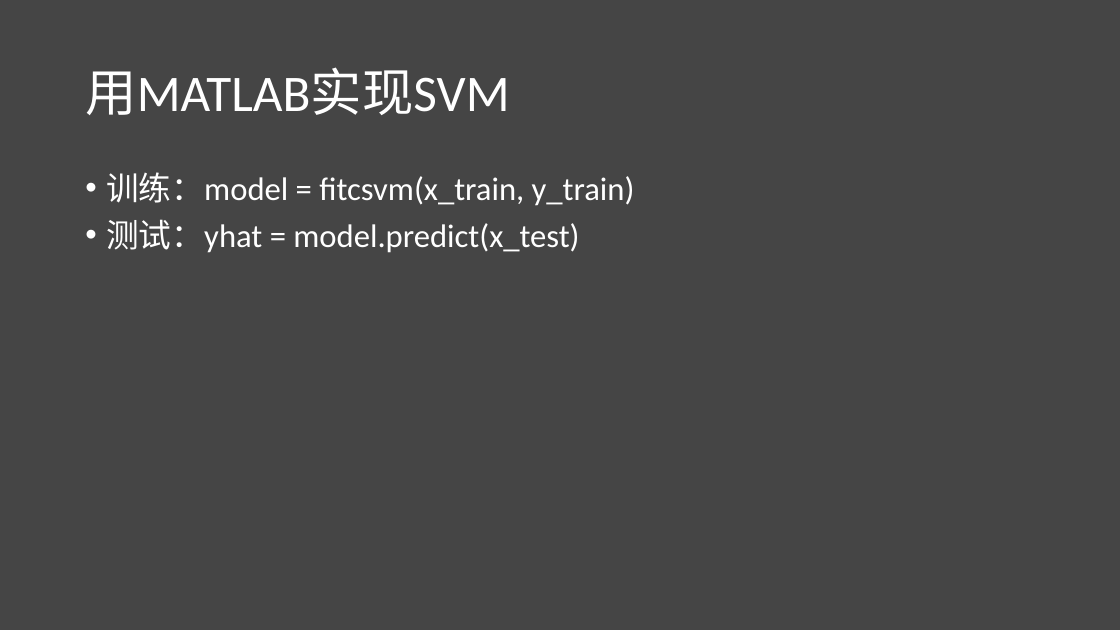
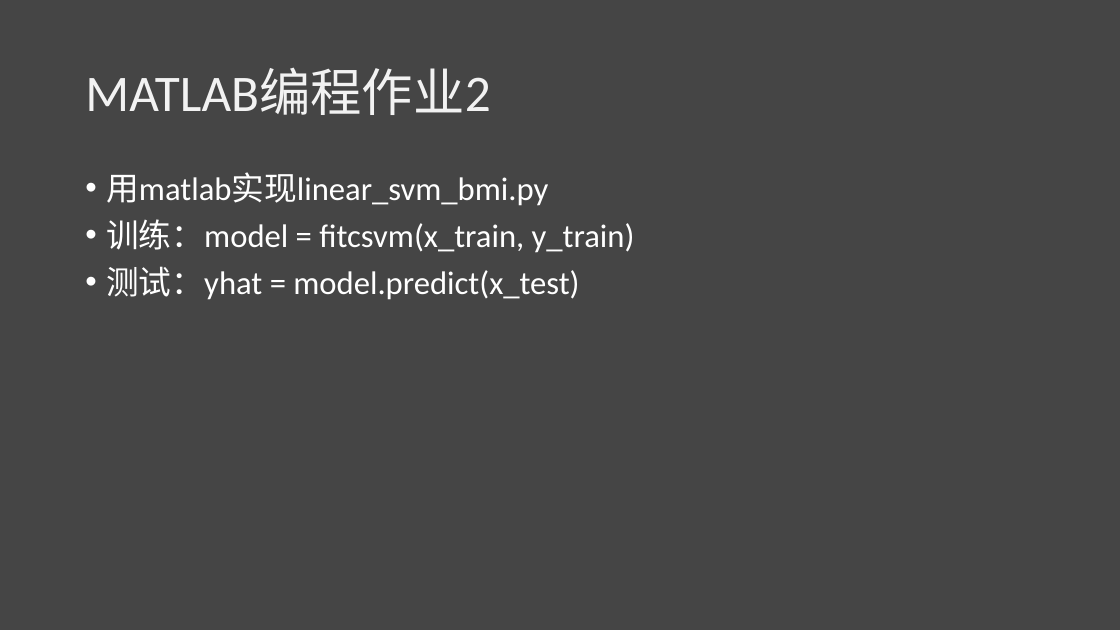
Before and after one commit to lichao312214129/lc_rsfmri_tools_python, a slide deck: slide 54 of The_first_ml_training/第一届机器学习实战班.pptx (slide 57 before the commit). Drawn at 1120x630 pixels with LibreOffice and Linux fonts; fonts in the diff are those of the drawing. Boxes give left, top, right and bottom in pixels: in the first picture for what was removed or moved away, otherwise in the second. Text is boxed around its words. In the diff, an @@ line names an element or a change of style, - is before the commit and + after.

```diff
--- a/The_first_ml_training/第一届机器学习实战班.pptx
+++ b/The_first_ml_training/第一届机器学习实战班.pptx
@@ title at [85, 68, 490, 115]: text changed; text colour #FFFFFF to #F2F2F2 @@
-用MATLAB实现SVM
+MATLAB编程作业2
@@ text at [106, 172, 548, 206]: paragraph added @@
+• 用matlab实现linear_svm_bmi.py
```
Also in this commit, not shown: 1 other slide changed, 3 other files.
